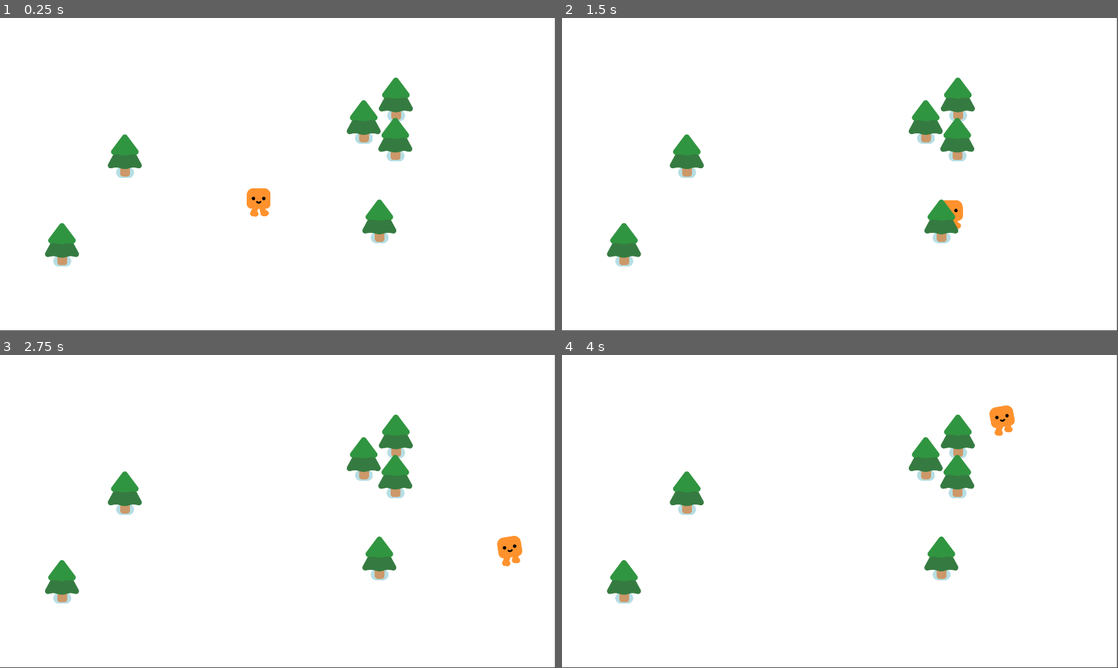
Above: before the commit, frames 1-4 (two rows, left to right).
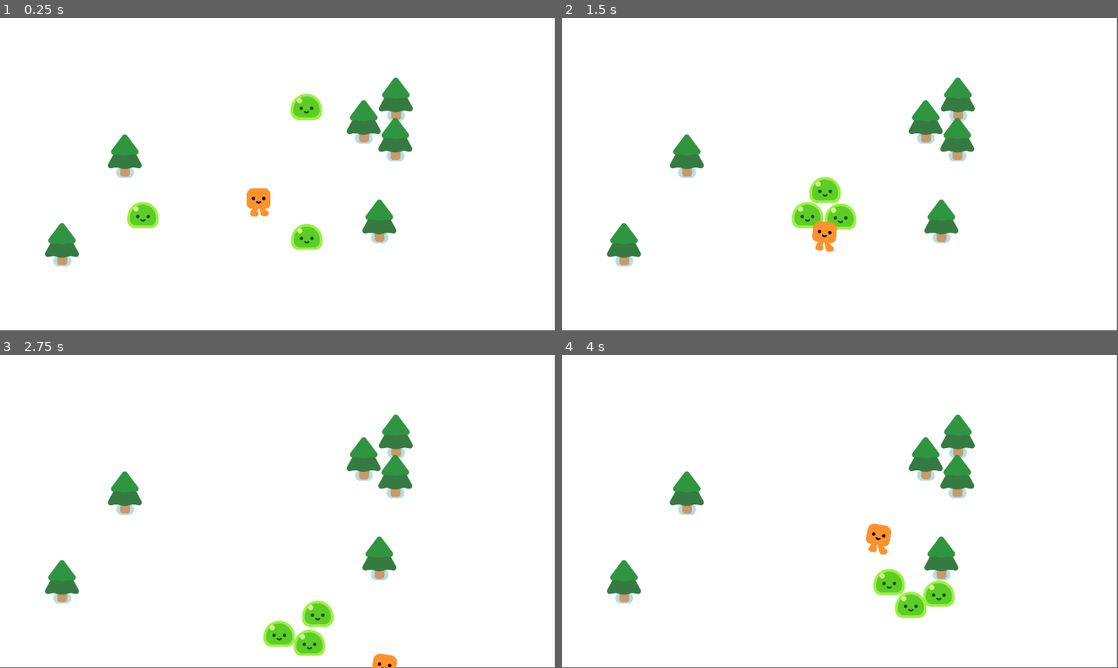
Above: after the commit, the same moments.

Repository: Rickory2021/godot-2d-project-tutorial
Game: Godot game, scene res://survivors_game.tscn
The game is run twice, just before and just after one commit, with the same random seed, the same clock (stepped at 60 frames per second) and the same inputs.
Inputs:
- Up to frame 1 (0.25 s): no input
- Up to frame 2 (1.5 s): hold D (move_right) 0.53-1.28 s; hold S (move_down) from 1.28 s (still down)
- Up to frame 3 (2.75 s): release S (move_down) at 2.03 s; hold D (move_right) from 2.03 s (still down)
- Up to frame 4 (4 s): release D (move_right) at 2.78 s; hold W (move_up) 2.78-3.53 s; hold A (move_left) from 3.53 s (still down)

The runs differ from the first frame. In frame 1, 1.2% of the frame differs, in the area x 22-58%, y 24-75%; in frame 2, 1.6%; in frame 3, 1.7%; in frame 4, 1.9%, in the area x 54-82%, y 16-84%.

Commit message:
feat: add nodes that follow the player

Diff:
--- /dev/null
+++ b/mob.gd
@@ -0,0 +1,8 @@
+extends CharacterBody2D
+
+@onready var player = get_node("/root/Game/Player")
+
+func _physics_process(delta: float) -> void:
+	var direction = global_position.direction_to(player.global_position)
+	velocity = direction * 300.0
+	move_and_slide()
--- /dev/null
+++ b/mob.tscn
@@ -0,0 +1,16 @@
+[gd_scene format=3 uid="uid://y38gte5o0xf8"]
+
+[ext_resource type="PackedScene" uid="uid://ogik4s70pgwl" path="res://characters/slime/slime.tscn" id="1_dy6sc"]
+[ext_resource type="Script" uid="uid://d07l5xwryn2cx" path="res://mob.gd" id="1_nokgg"]
+
+[sub_resource type="CircleShape2D" id="CircleShape2D_nokgg"]
+radius = 52.009613
+
+[node name="Mob" type="CharacterBody2D" unique_id=1624493223]
+script = ExtResource("1_nokgg")
+
+[node name="Slime" parent="." unique_id=2008890567 instance=ExtResource("1_dy6sc")]
+
+[node name="CollisionShape2D" type="CollisionShape2D" parent="." unique_id=668054571]
+position = Vector2(0, -30)
+shape = SubResource("CircleShape2D_nokgg")
--- a/survivors_game.tscn
+++ b/survivors_game.tscn
@@ -1,6 +1,7 @@
 [gd_scene format=3 uid="uid://swcb8q32cvqi"]
 
 [ext_resource type="PackedScene" uid="uid://c1sx7bic4uhdj" path="res://player.tscn" id="1_3cish"]
+[ext_resource type="PackedScene" uid="uid://y38gte5o0xf8" path="res://mob.tscn" id="3_l26od"]
 [ext_resource type="PackedScene" uid="uid://dq3r015sr1uql" path="res://pine_tree.tscn" id="3_qqaft"]
 
 [node name="Game" type="Node2D" unique_id=1220307206]
@@ -32,3 +33,12 @@
 
 [node name="PineTree6" parent="." unique_id=1219571323 instance=ExtResource("3_qqaft")]
 position = Vector2(1311, 758)
+
+[node name="Mob" parent="." unique_id=1624493223 instance=ExtResource("3_l26od")]
+position = Vector2(419, 723)
+
+[node name="Mob2" parent="." unique_id=1477714736 instance=ExtResource("3_l26od")]
+position = Vector2(1091, 275)
+
+[node name="Mob3" parent="." unique_id=1037212753 instance=ExtResource("3_l26od")]
+position = Vector2(1121, 834)
Not shown, added: mob.gd.uid
